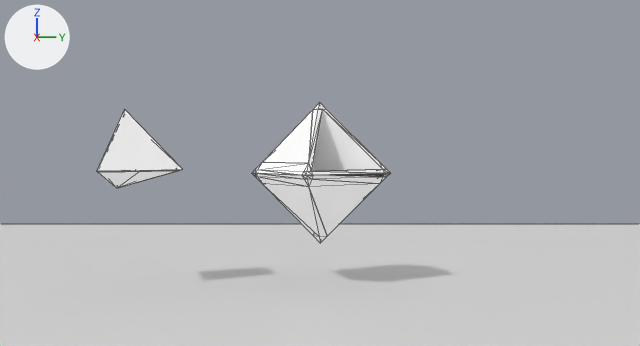
An edit to the Blender file Esfera/bin/test/Base.blend, drawn before and after from the same camera.
Rendered twice from the file's camera 'Camera'. Every picture has the same lights, and +X, +Y and +Z are marked at upper left. Mesh edges are drawn as thin lines.

Before the edit, the objects in view are built like this:
```python
me_obj_000003_002 = bpy.data.meshes.new('Obj_000003.002')
me_obj_000003_002.from_pydata(...)  # 747 vertices, 249 faces; spans x -25.1..25.1, y -21.4..21.4, z -21.4..21.4
me_obj_000003_002.materials.append(mat_mat2)  # white #ffffff
me_obj_000004_004 = bpy.data.meshes.new('Obj_000004.004')
me_obj_000004_004.from_pydata(...)  # 81 vertices, 27 faces; spans x -22.5..5.7, y -7.9..19.8, z -10.7..18.5
# faces by material slot: [8, 19]
me_obj_000004_004.materials.append(mat_mat3_001)  # white #ffffff
me_obj_000004_004.materials.append(mat_mat4_003)  # white #ffffff
me_plane = bpy.data.meshes.new('Plane')
me_plane.from_pydata([(1.0, -1.0, 0.0), (-1.0, -1.0, 0.0), (1.0, 1.0, 0.0), (-1.0, 1.0, 0.0)], [], [(2, 3, 1, 0)])
ob_octaedro = bpy.data.objects.new('Octaedro', me_obj_000003_002)
ob_octaedro.location = (0.0, 0.0, 0.0)
ob_octaedro.rotation_euler = (0.524, 0.0, -1.745)  # degrees (30, 0, -100)
ob_octaedro.scale = (0.1, 0.1, 0.1)
ob_plane = bpy.data.objects.new('Plane', me_plane)
ob_plane.location = (0.0, 0.0, -4.0)
ob_plane.scale = (30.0, 30.0, 1.0)
ob_tetraedro = bpy.data.objects.new('Tetraedro', me_obj_000004_004)
ob_tetraedro.location = (0.0, -7.0, 0.0)
ob_tetraedro.rotation_euler = (0.524, 0.0, -1.745)  # degrees (30, 0, -100)
ob_tetraedro.scale = (0.1, 0.1, 0.1)
```
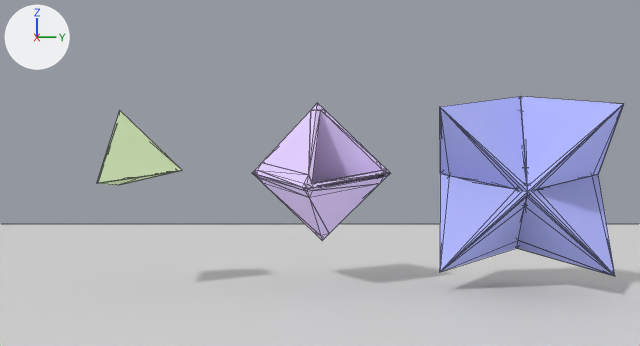
What differs and where, as boxes (x1, y1, x2, y2) in the pictures (640 x 346 px):
'TapaCubo1', added (blue)
    after: (440, 96, 624, 276)
'Octaedro', recoloured, turned (white to purple)
    before: (252, 103, 390, 243)
    after: (252, 103, 390, 240)
'Tetraedro', recoloured, turned (white to green)
    before: (97, 110, 182, 188)
    after: (97, 111, 182, 185)
part 1 of me_obj_000004_004, recoloured (white to green)
    before: (97, 110, 182, 172)
    after: (97, 111, 182, 183)
part 2 of me_obj_000004_004, recoloured
    before: (98, 171, 176, 188)
    after: (100, 171, 177, 185)

The change, as a list of edits to the scene's bpy script:
```text
Add mat_plasticoocta_001:
    mat_plasticoocta_001 = diffuse_material('PlasticoOcta.001')
    mat_plasticoocta_001.base_color = (0.76, 0.623, 1.0)  # purple #e2cfff
Add mat_plasticotetra_001:
    mat_plasticotetra_001 = diffuse_material('PlasticoTetra.001')
    mat_plasticotetra_001.base_color = (0.65, 0.8, 0.48)  # green #d3e7b8
Add mat_plasticotapa:
    mat_plasticotapa = diffuse_material('PlasticoTapa')
    mat_plasticotapa.base_color = (0.453, 0.49, 1.0)  # blue #b3baff
Change me_obj_000004_004:
    where me_obj_000004_004.from_pydata(...)  # 81 vertices, 27 faces; spans x -22.5..5.7, y -7.9..19.8, z -10.7..18.5
    used by ob_tetraedro; location = (0.0, -7.0, 0.0); rotation_euler = (0.524, 0.0, -1.745), in degrees (30, 0, -100); scale = (0.1, 0.1, 0.1)
    me_obj_000004_004 part 1: all 8 faces that had it switch from mat_mat3_001 (white #ffffff) to mat_plasticotetra_001 (green #d3e7b8)
    me_obj_000004_004 part 2: all 19 faces that had it switch from mat_mat4_003 (white #ffffff) to mat_plasticotetra_001 (green #d3e7b8)
Change me_obj_000003_002:
    where me_obj_000003_002.from_pydata(...)  # 747 vertices, 249 faces; spans x -25.1..25.1, y -21.4..21.4, z -21.4..21.4
    remove me_obj_000003_002.materials.append(mat_mat2)  # white #ffffff
    add me_obj_000003_002.materials.append(mat_plasticoocta_001)  # purple #e2cfff
Add me_obj_000006:
    me_obj_000006.from_pydata(...)  # 518 vertices, 152 faces, 23 loose edges; spans x -28.7..26.7, y -15.6..37.2, z -38.2..23.6
    me_obj_000006.materials.append(mat_plasticotapa)  # blue #b3baff
Change ob_tetraedro:
    ob_tetraedro.rotation_euler: (0.524, 0.0, -1.745) -> (0.349, 0.0, -1.745)  # degrees (30, 0, -100) -> degrees (20, 0, -100)
Change ob_octaedro:
    ob_octaedro.rotation_euler: (0.524, 0.0, -1.745) -> (0.349, 0.0, -1.745)  # degrees (30, 0, -100) -> degrees (20, 0, -100)
Add ob_tapacubo1:
    ob_tapacubo1 = bpy.data.objects.new('TapaCubo1', me_obj_000006)
    ob_tapacubo1.location = (0.0, 7.0, 0.0)
    ob_tapacubo1.rotation_euler = (0.349, 0.0, -1.745)  # degrees (20, 0, -100)
    ob_tapacubo1.scale = (0.1, 0.1, 0.1)
```
